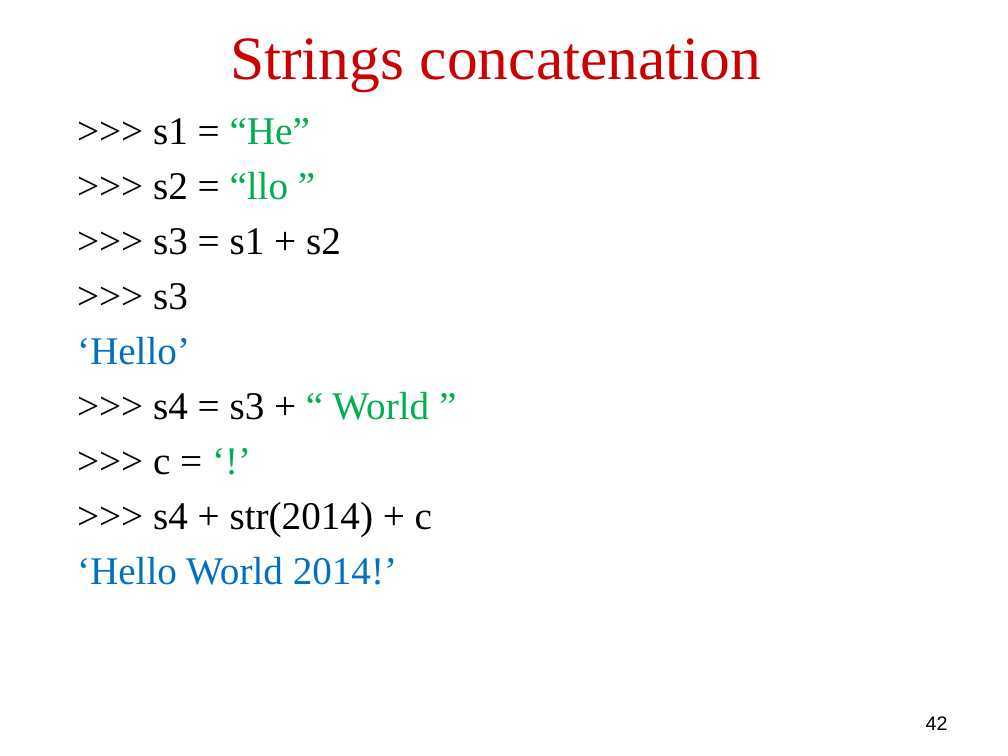
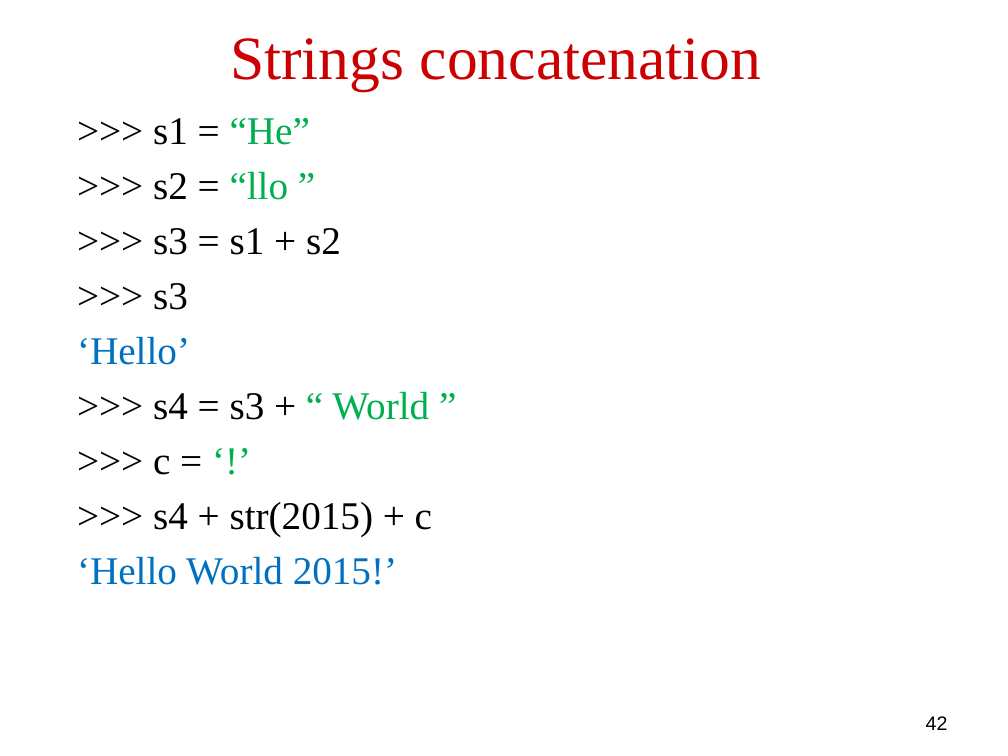
Before and after one commit to robintux/gip, a slide deck: slide 42 of Sessions/1/gip1.pptx. Drawn at 1008x756 pixels with LibreOffice and Linux fonts; fonts in the diff are those of the drawing. Boxes give left, top, right and bottom in pixels: in the first picture for what was removed or moved away, otherwise in the second. Text is boxed around its words. In the diff, an @@ line names an element or a change of style, - is before the commit and + after.

```diff
--- a/Sessions/1/gip1.pptx
+++ b/Sessions/1/gip1.pptx
@@ text at [77, 502, 432, 585]: text changed @@
->>> s4 + str(2014) + c
-‘Hello World 2014!’
+>>> s4 + str(2015) + c
+‘Hello World 2015!’
```
Also in this commit, not shown: 8 other slides changed.
